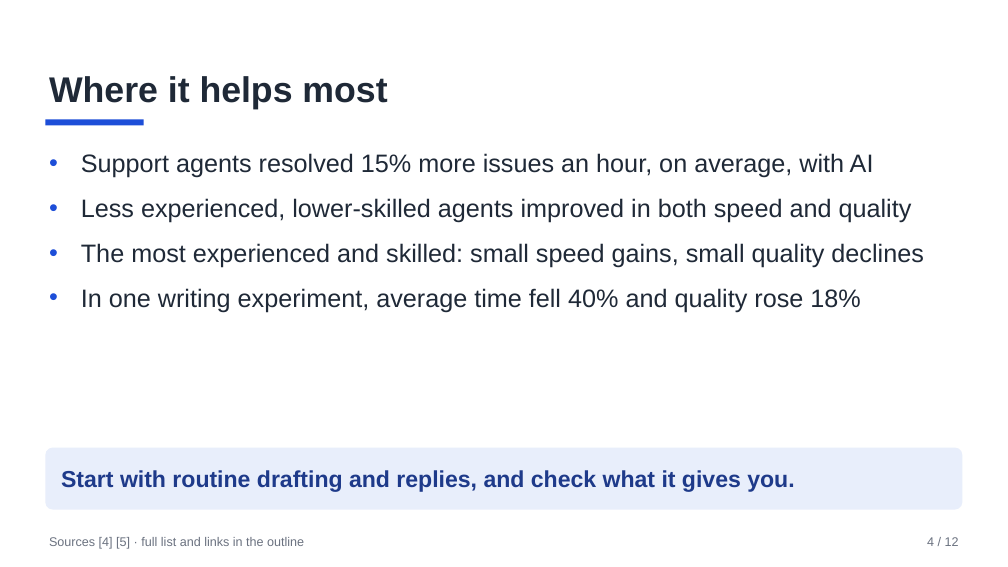
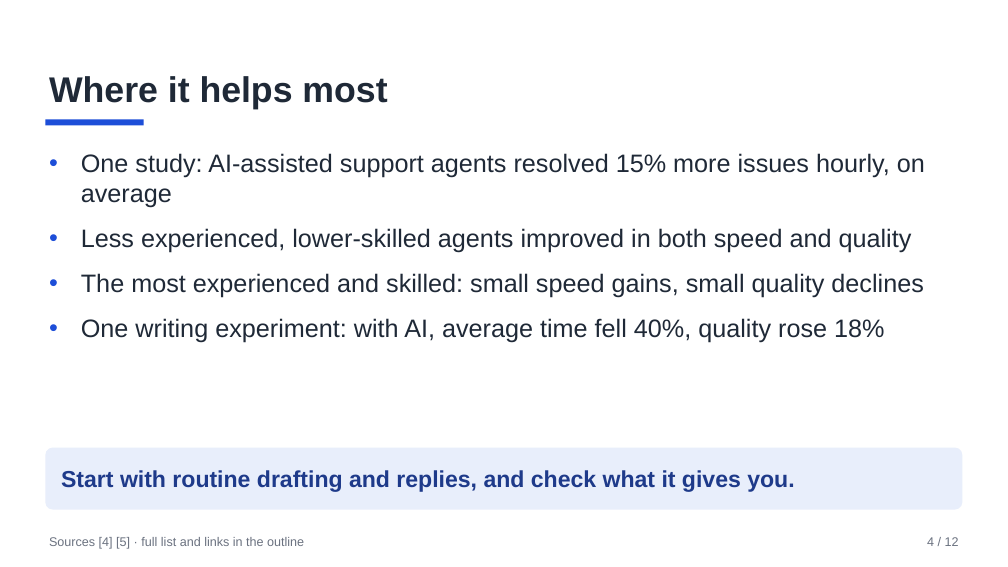
Before and after one commit to AnilKerai/applied-ai-handbook, a slide deck: slide 4 of 1-understand/talk-using-ai-at-work.pptx. Drawn at 1008x567 pixels with LibreOffice and Linux fonts; fonts in the diff are those of the drawing. Boxes give left, top, right and bottom in pixels: in the first picture for what was removed or moved away, otherwise in the second. Text is boxed around its words. In the diff, an @@ line names an element or a change of style, - is before the commit and + after.

```diff
--- a/1-understand/talk-using-ai-at-work.pptx
+++ b/1-understand/talk-using-ai-at-work.pptx
@@ text at (x1=81, y1=153, x2=925, y2=208): text changed @@
-• Support agents resolved 15% more issues an hour, on average, with AI
+• One study: AI-assisted support agents resolved 15% more issues hourly, on average
@@ text at (x1=81, y1=318, x2=884, y2=343): text changed @@
-• In one writing experiment, average time fell 40% and quality rose 18%
+• One writing experiment: with AI, average time fell 40%, quality rose 18%
```
Also in this commit, not shown: 8 other slides changed, 2 other files.
